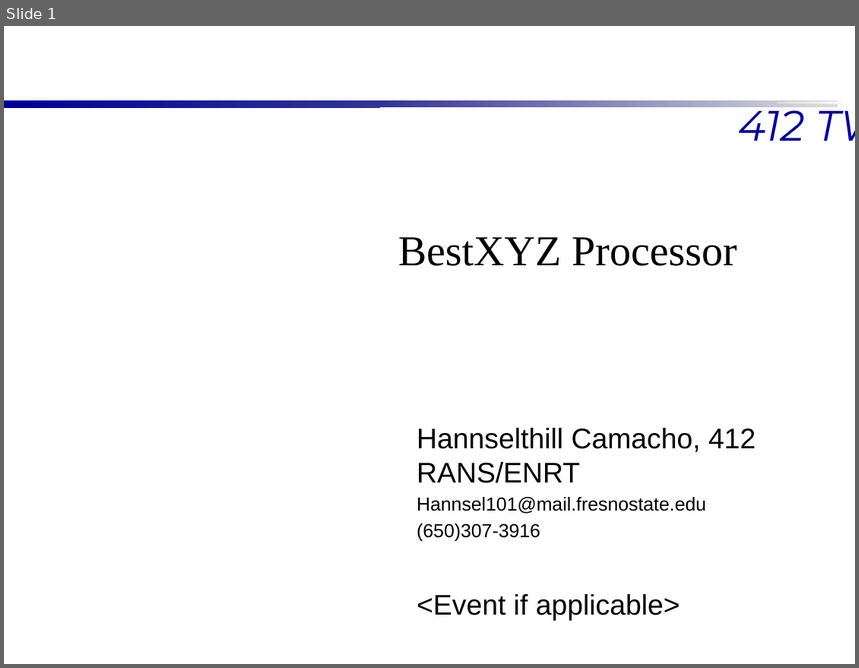
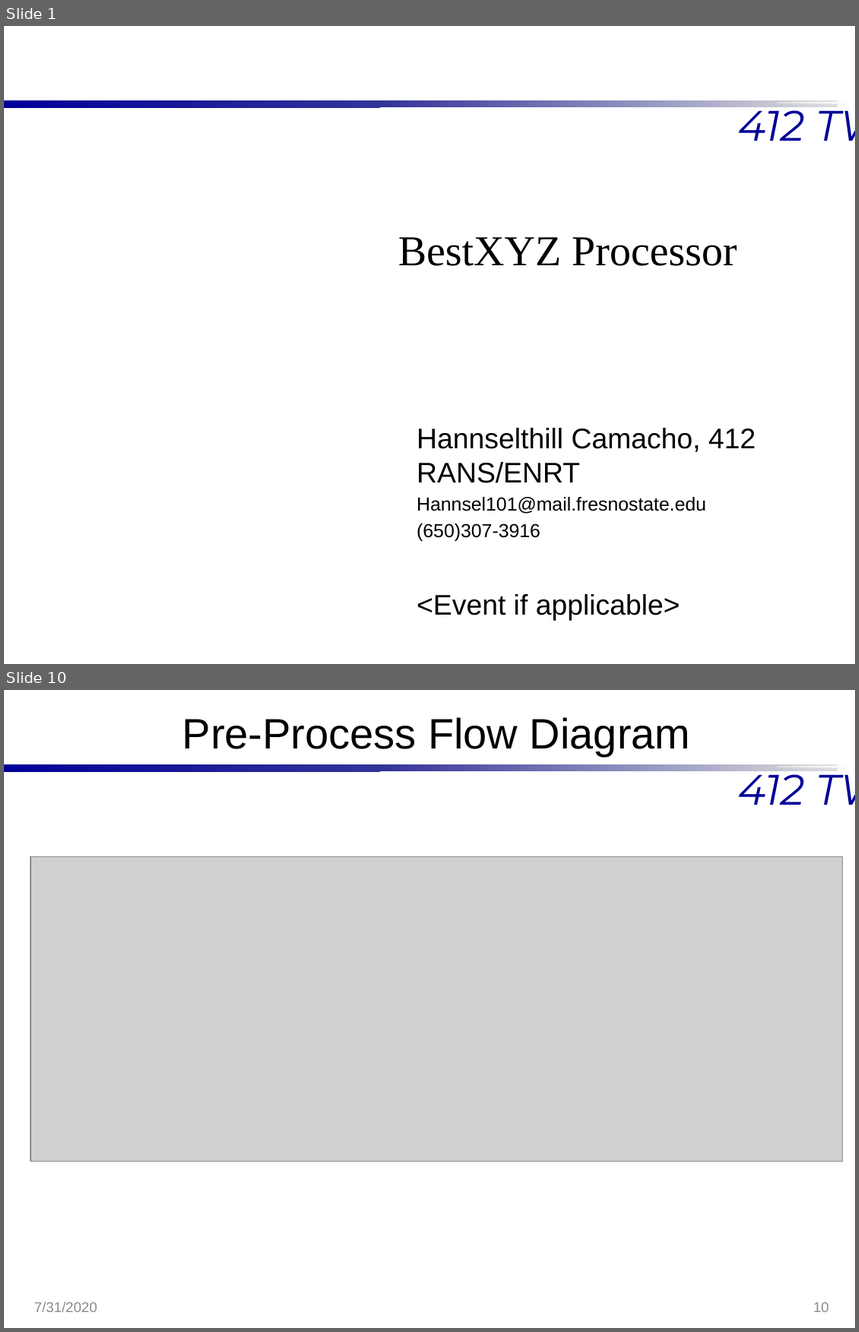
Before and after one commit to Hannsel101/PCIP_Intern_Proj_1, a slide deck: BestXYZ_Presentation.pptx. Shown one above the other, each under a label of ours: slide 1 before the commit, slides 1 and 10 after it; the slides between them are not shown. The pictures are 859x668 and 859x1332 pixels, drawn with LibreOffice and Linux fonts; fonts in the diff are those of the drawing; grey boxes stand for pictures; background and template pictures are left out. Boxes give left, top, right and bottom in pixels: in the first picture for what was removed or moved away, otherwise in the second. Text is boxed around its words. In the diff, an @@ line names an element or a change of style, - is before the commit and + after.

Commit message:
created some flow diagrams for the presentation and updated the slides

```diff
--- a/BestXYZ_Presentation.pptx
+++ b/BestXYZ_Presentation.pptx
@@ slide 10 added at [4, 690, 855, 1328], background #FFFFFF; not listed: 4 template elements that a slide beside it also shows @@
@@ title added at [183, 717, 691, 756], 36 pt, text #000000 @@
+Pre-Process Flow Diagram
@@ picture added at [31, 857, 842, 1161] @@
@@ text added at [34, 1302, 97, 1312], 12 pt, text #8C8C8C @@
+7/31/2020
@@ page number added at [813, 1303, 829, 1312], 12 pt, text #8C8C8C @@
+10
```
Also in this commit, not shown: 4 slides changed, 7 other slides added, 5 other files.
